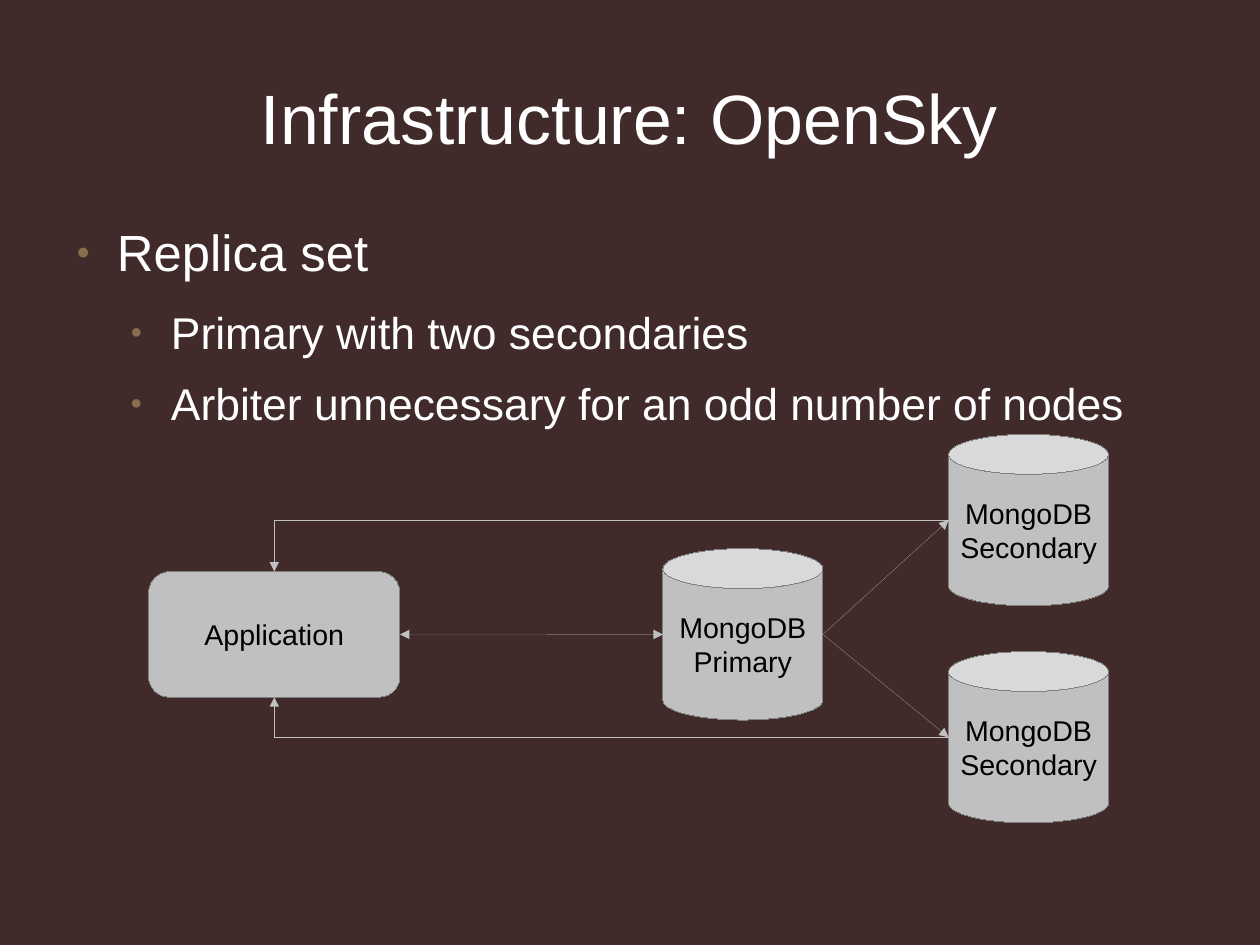
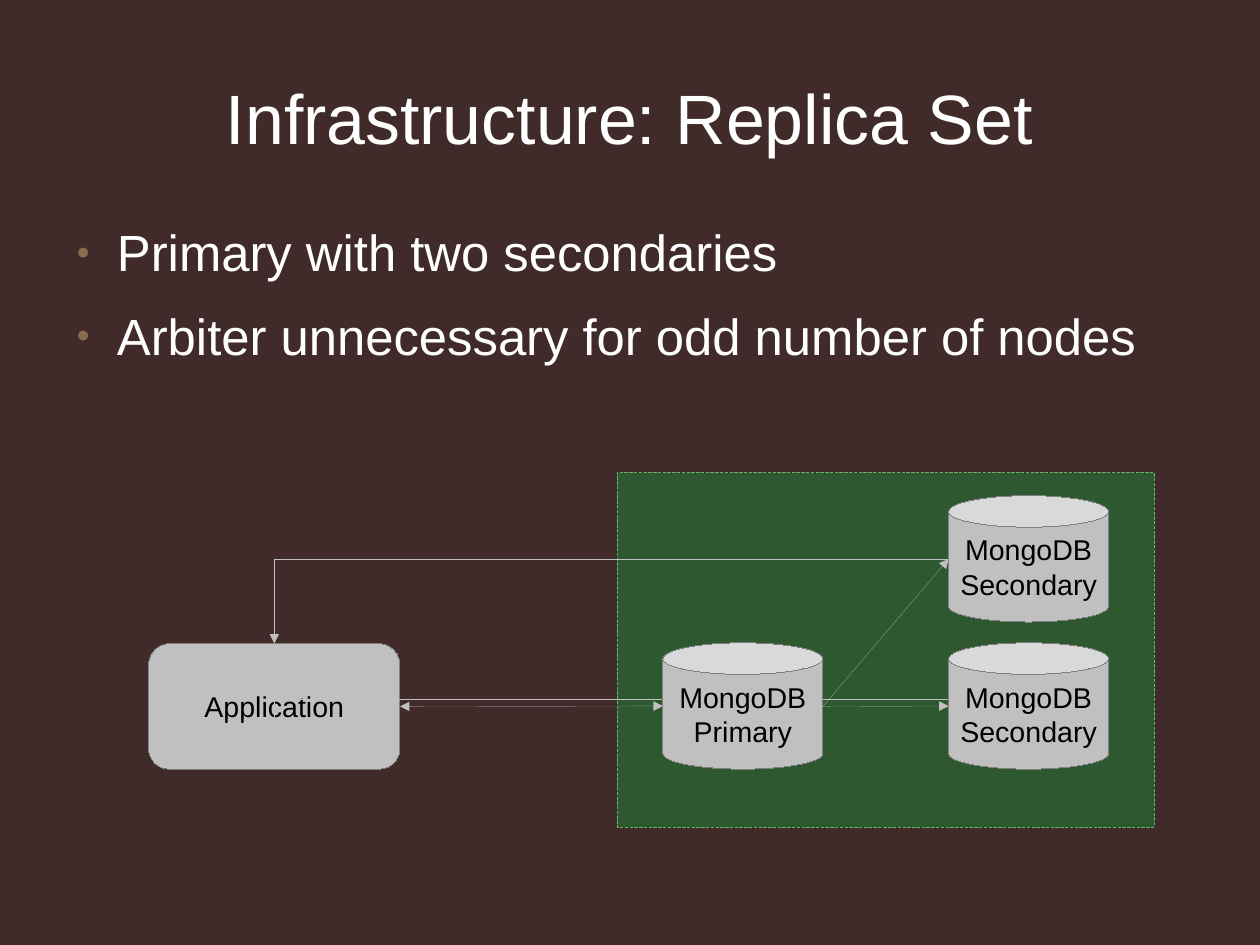
Before and after one commit to jmikola/slides, a slide deck: slide 5 of 20120607-symfony_live/using_mongodb_responsibly.odp. Drawn at 1260x945 pixels with LibreOffice and Linux fonts; fonts in the diff are those of the drawing; background and template pictures are left out. Boxes give left, top, right and bottom in pixels: in the first picture for what was removed or moved away, otherwise in the second. Text is boxed around its words. In the diff, an @@ line names an element or a change of style, - is before the commit and + after.

```diff
--- a/20120607-symfony_live/using_mongodb_responsibly.odp
+++ b/20120607-symfony_live/using_mongodb_responsibly.odp
@@ title at (x1=226, y1=93, x2=1033, y2=157): text changed @@
-Infrastructure: OpenSky
+Infrastructure: Replica Set
@@ text at (x1=117, y1=234, x2=368, y2=282): paragraph removed @@
-● Replica set
@@ text at (x1=117, y1=234, x2=777, y2=282): size 28 to 32 pt in "Primary with two secondaries"; list level 2 to 1 in "Primary with two secondaries" @@
@@ text at (x1=117, y1=318, x2=1135, y2=365): text changed; size 28 to 32 pt @@
-  ● Arbiter unnecessary for an odd number of nodes
+● Arbiter unnecessary for odd number of nodes
@@ rectangle added at (x1=617, y1=473, x2=1155, y2=828), fill #1D8534 at 50% opacity, outline #65B866 0 pt @@
@@ cylinder "MongoDB Secondary" resized from (x1=949, y1=434, x2=1109, y2=606) to (x1=949, y1=496, x2=1109, y2=623) @@
@@ elbow arrow moved from (949, 520) - (274, 572) to (949, 559) - (274, 644) @@
@@ arrow moved from (823, 635) - (949, 520) to (823, 707) - (949, 559) @@
@@ rounded rectangle "Application" moved from (x1=149, y1=572, x2=400, y2=697) to (x1=149, y1=644, x2=400, y2=769) @@
@@ cylinder "MongoDB Primary" resized from (x1=663, y1=549, x2=823, y2=720) to (x1=663, y1=643, x2=823, y2=769) @@
@@ cylinder "MongoDB Secondary" resized from (x1=949, y1=652, x2=1109, y2=823) to (x1=949, y1=643, x2=1109, y2=769) @@
@@ double arrow moved from (400, 635) - (663, 635) to (400, 707) - (663, 707) @@
@@ arrow moved from (823, 635) - (949, 737) to (823, 707) - (949, 707) @@
@@ elbow arrow moved from (949, 737) - (274, 697) to (274, 769) - (1029, 769) @@
```
Also in this commit, not shown: 7 other slides changed, 40 slides added, 1 slide removed, 3 other files.
